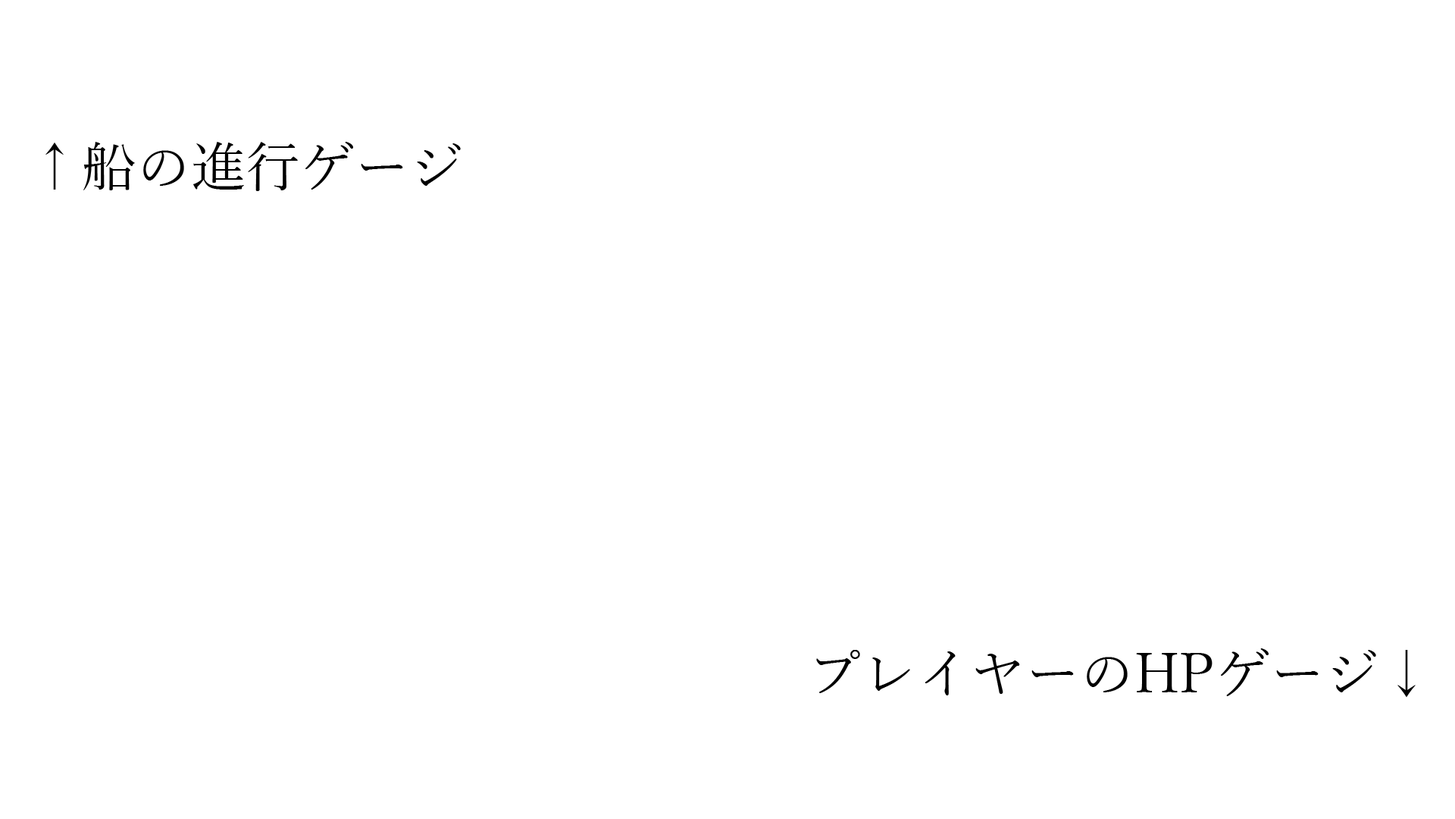
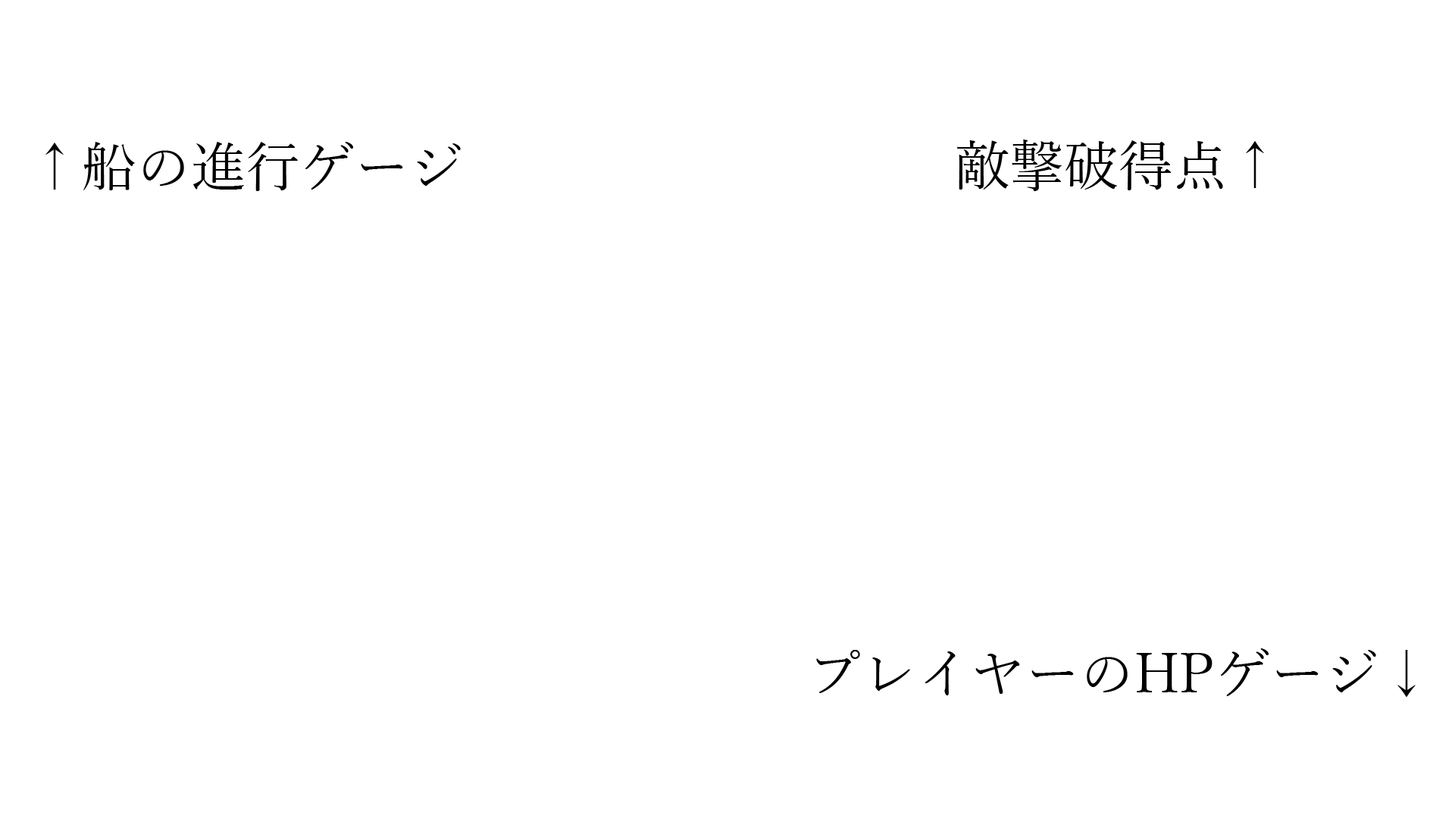
Layer changes from the first 1455px x 819px image to the second:
added layer "敵撃破得点↑" above "プレイヤーのHPゲージ↓" over [left=957, top=139, right=1265, bottom=192]
